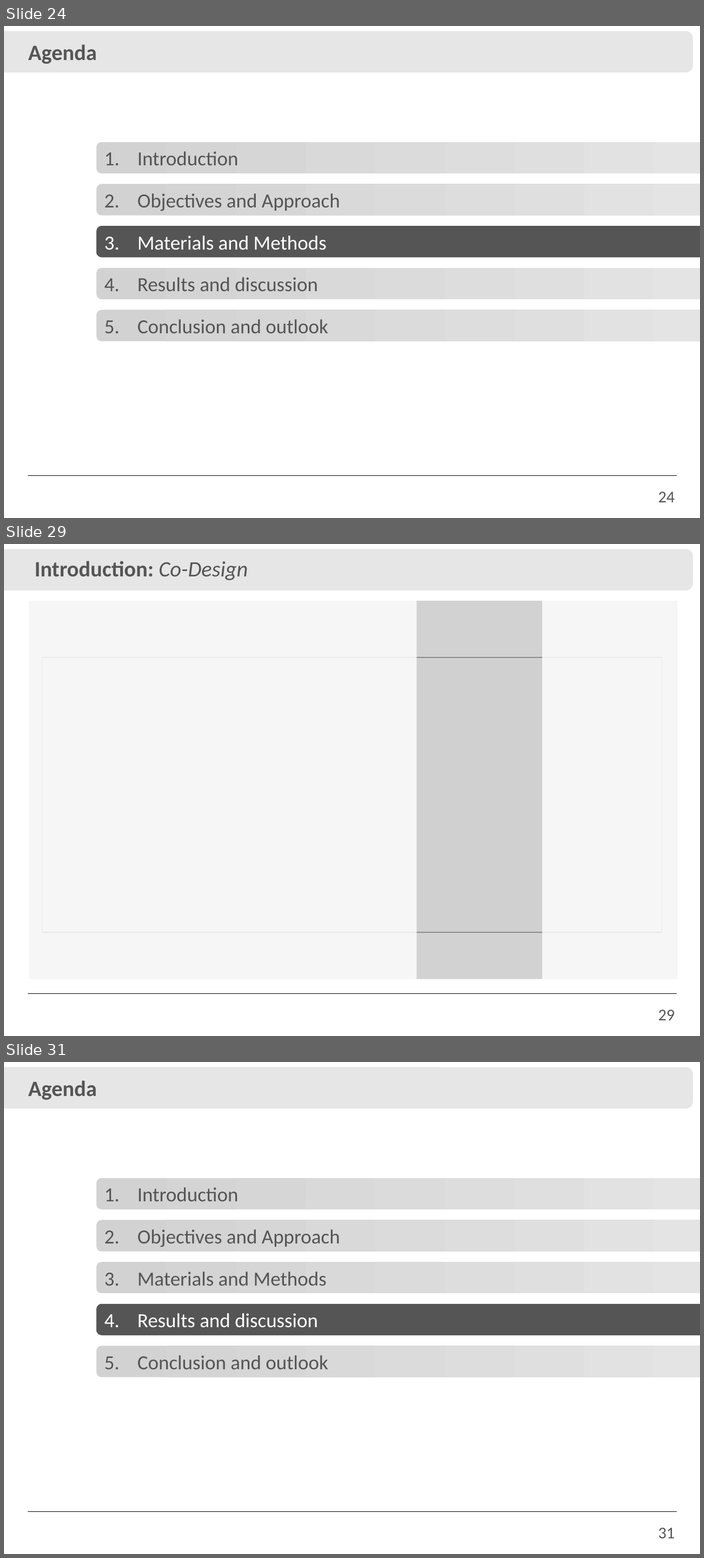
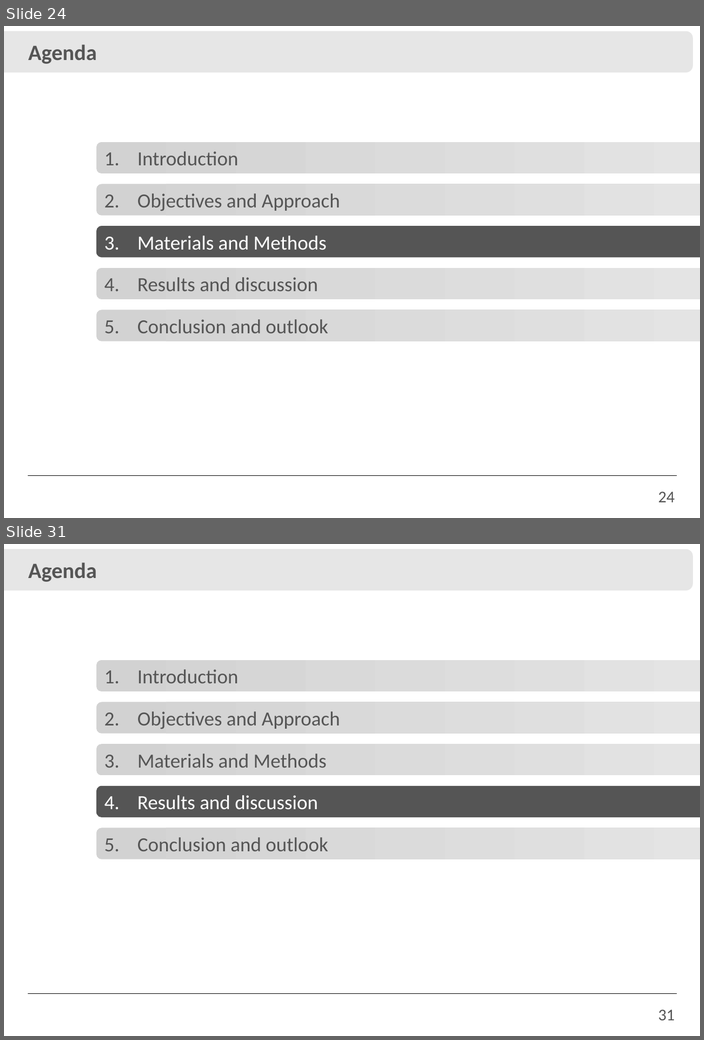
Before and after one commit to IvanRehder/Dissertacao, a slide deck: Apresentação/Apresentação.pptx. Shown one above the other, each under a label of ours: slides 24, 29 and 31 before the commit, slides 24 and 31 after it; the slides between them are not shown. The pictures are 704x1558 and 704x1040 pixels, drawn with LibreOffice and Linux fonts; fonts in the diff are those of the drawing; grey boxes stand for pictures; background and template pictures are left out. Boxes give left, top, right and bottom in pixels: in the first picture for what was removed or moved away, otherwise in the second. Text is boxed around its words. In the diff, an @@ line names an element or a change of style, - is before the commit and + after.

```diff
--- a/Apresentação/Apresentação.pptx
+++ b/Apresentação/Apresentação.pptx
@@ slide 29 removed at (4,544,700,1036), background #FFFFFF; not listed: 3 template elements that a slide beside it also shows @@
@@ text removed at (35,561,248,580) @@
-Introduction: Co-Design
@@ rectangle removed at (28,601,417,982) @@
@@ rectangle removed at (29,601,677,979) @@
@@ rectangle removed at (541,601,676,982) @@
@@ picture removed at (42,657,662,932) @@
```
Also in this commit, not shown: 19 slides changed, 6 slides added, 5 other slides removed, 3 other files.
